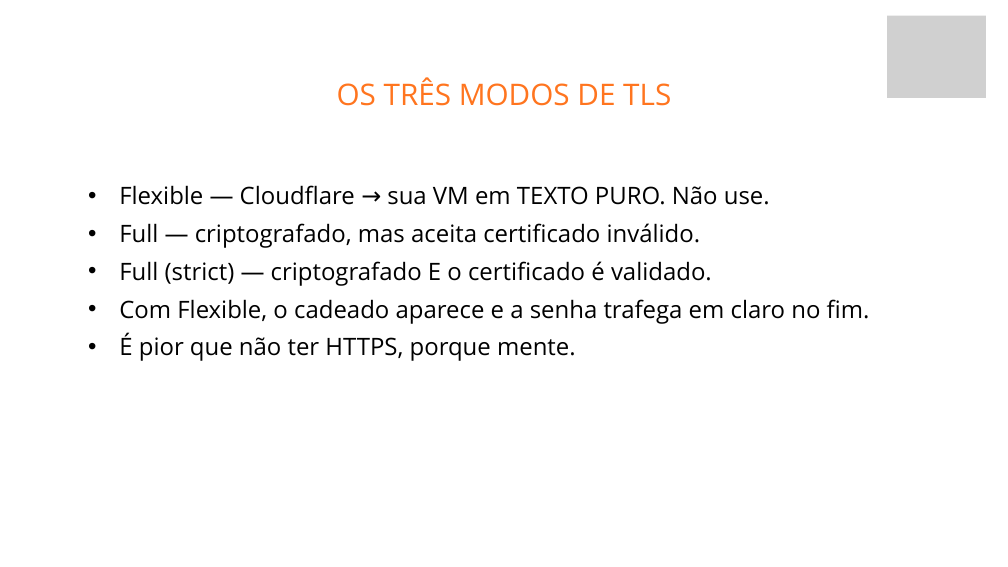
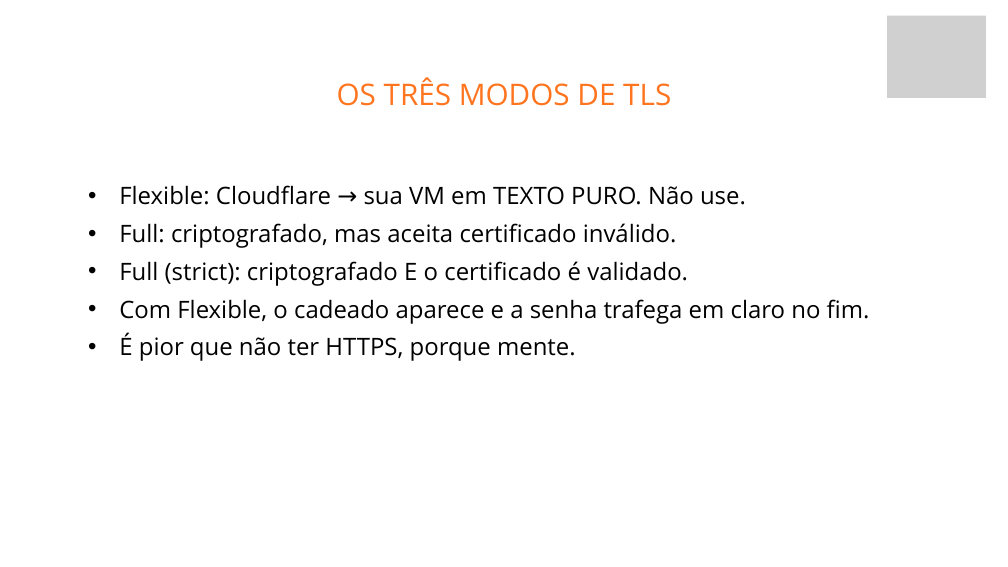
Before and after one commit to fabriciosiqueira08/capacitacao-gabarito, a slide deck: slide 51 of slides/build/aula-04-vps-docker-kamal-e-deploy.pptx. Drawn at 1008x567 pixels with LibreOffice and Linux fonts; fonts in the diff are those of the drawing; grey boxes stand for pictures; background and template pictures are left out. Boxes give left, top, right and bottom in pixels: in the first picture for what was removed or moved away, otherwise in the second. Text is boxed around its words. In the diff, an @@ line names an element or a change of style, - is before the commit and + after.

```diff
--- a/slides/build/aula-04-vps-docker-kamal-e-deploy.pptx
+++ b/slides/build/aula-04-vps-docker-kamal-e-deploy.pptx
@@ text at box(119, 185, 746, 286): text changed @@
-  • Flexible — Cloudflare → sua VM em TEXTO PURO. Não use.
-  • Full — criptografado, mas aceita certificado inválido.
-  • Full (strict) — criptografado E o certificado é validado.
+  • Flexible: Cloudflare → sua VM em TEXTO PURO. Não use.
+  • Full: criptografado, mas aceita certificado inválido.
+  • Full (strict): criptografado E o certificado é validado.
```
Also in this commit, not shown: 13 other slides changed, 7 other files.
